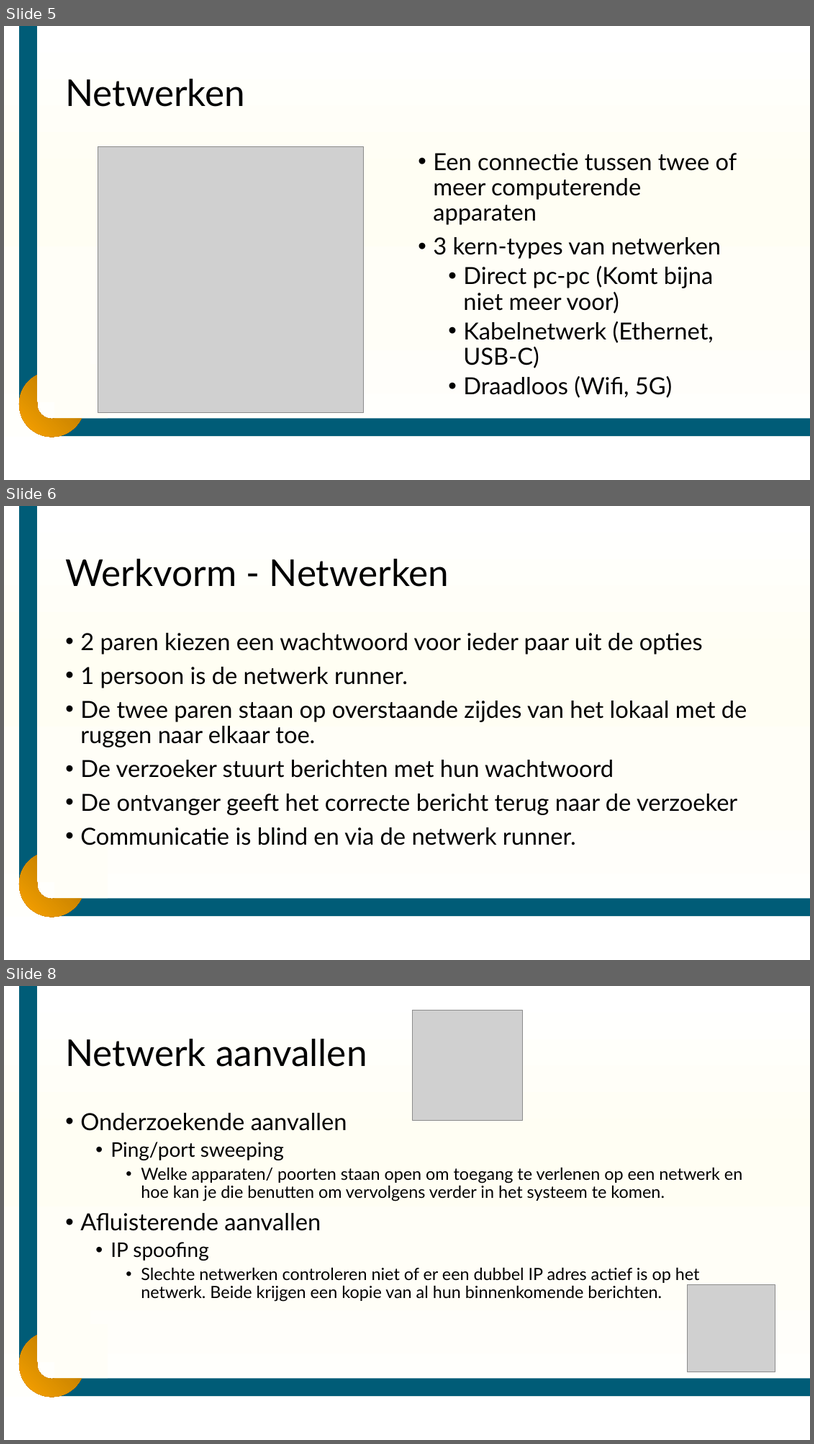
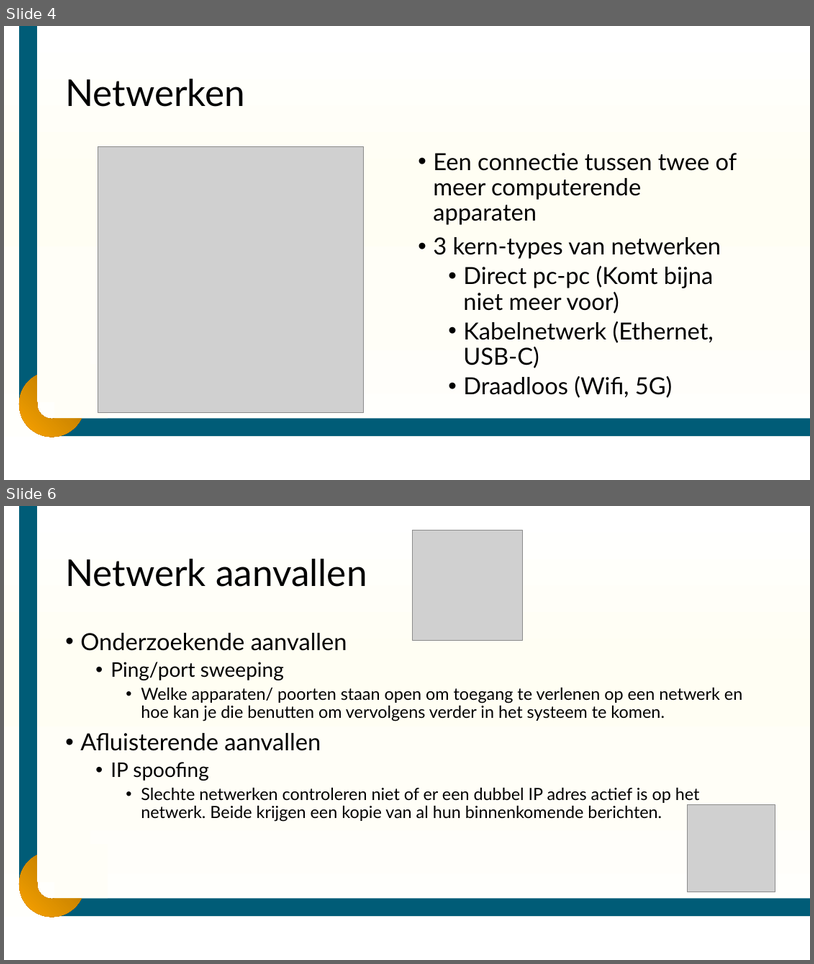
Before and after one commit to DummyMeneer/Cyber-Security, a slide deck: Lesmateriaal/Slides/CySec – les 5 - Netwerken en spysoftware.pptx. Shown one above the other, each under a label of ours: slides 5, 6 and 8 before the commit, slides 4 and 6 after it; the slides between them are not shown. The pictures are 814x1444 and 814x964 pixels, drawn with LibreOffice and Linux fonts; fonts in the diff are those of the drawing; grey boxes stand for pictures; background and template pictures are left out. Boxes give left, top, right and bottom in pixels: in the first picture for what was removed or moved away, otherwise in the second. Text is boxed around its words. In the diff, an @@ line names an element or a change of style, - is before the commit and + after.

```diff
--- a/Lesmateriaal/Slides/CySec – les 5 - Netwerken en spysoftware.pptx
+++ b/Lesmateriaal/Slides/CySec – les 5 - Netwerken en spysoftware.pptx
@@ slide 6 removed at (4,506,810,960), background gradient #FFFFFF to #FFFEF3 to #FFFEF7; not listed: 5 template elements that a slide beside it also shows @@
@@ title removed at (65,559,450,587) @@
-Werkvorm - Netwerken
@@ text removed at (80,633,748,845) @@
-• 2 paren kiezen een wachtwoord voor ieder paar uit de opties
-• 1 persoon is de netwerk runner.
-• De twee paren staan op overstaande zijdes van het lokaal met de ruggen naar elkaar toe.
-• De verzoeker stuurt berichten met hun wachtwoord
-• De ontvanger geeft het correcte bericht terug naar de verzoeker
-• Communicatie is blind en via de netwerk runner.
@@ what was slide 5 is now slide 4 @@
@@ what was slide 8 is now slide 6 @@
```
Also in this commit, not shown: 1 slide changed, 1 other slide removed, 12 other files.
